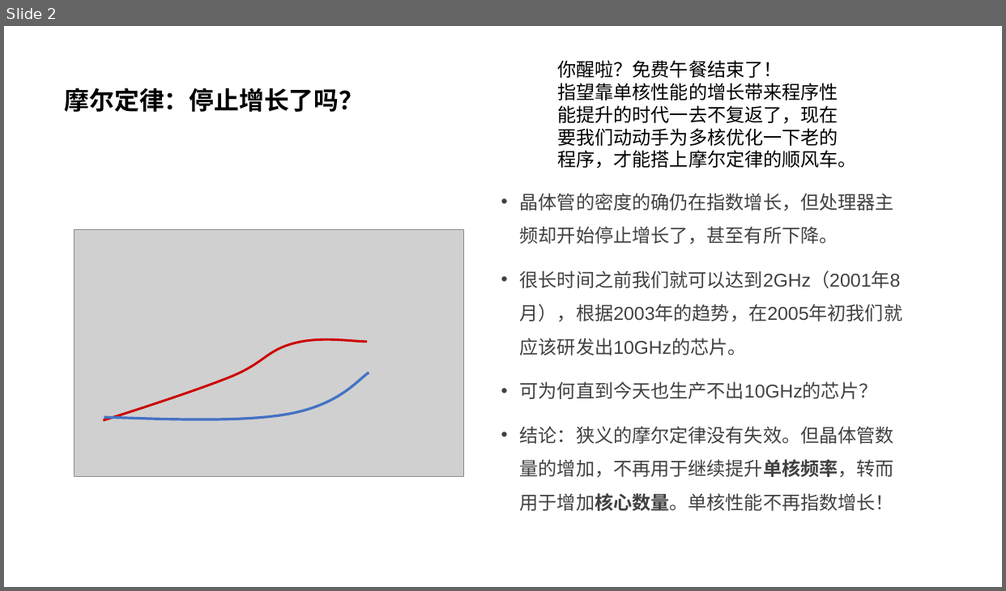
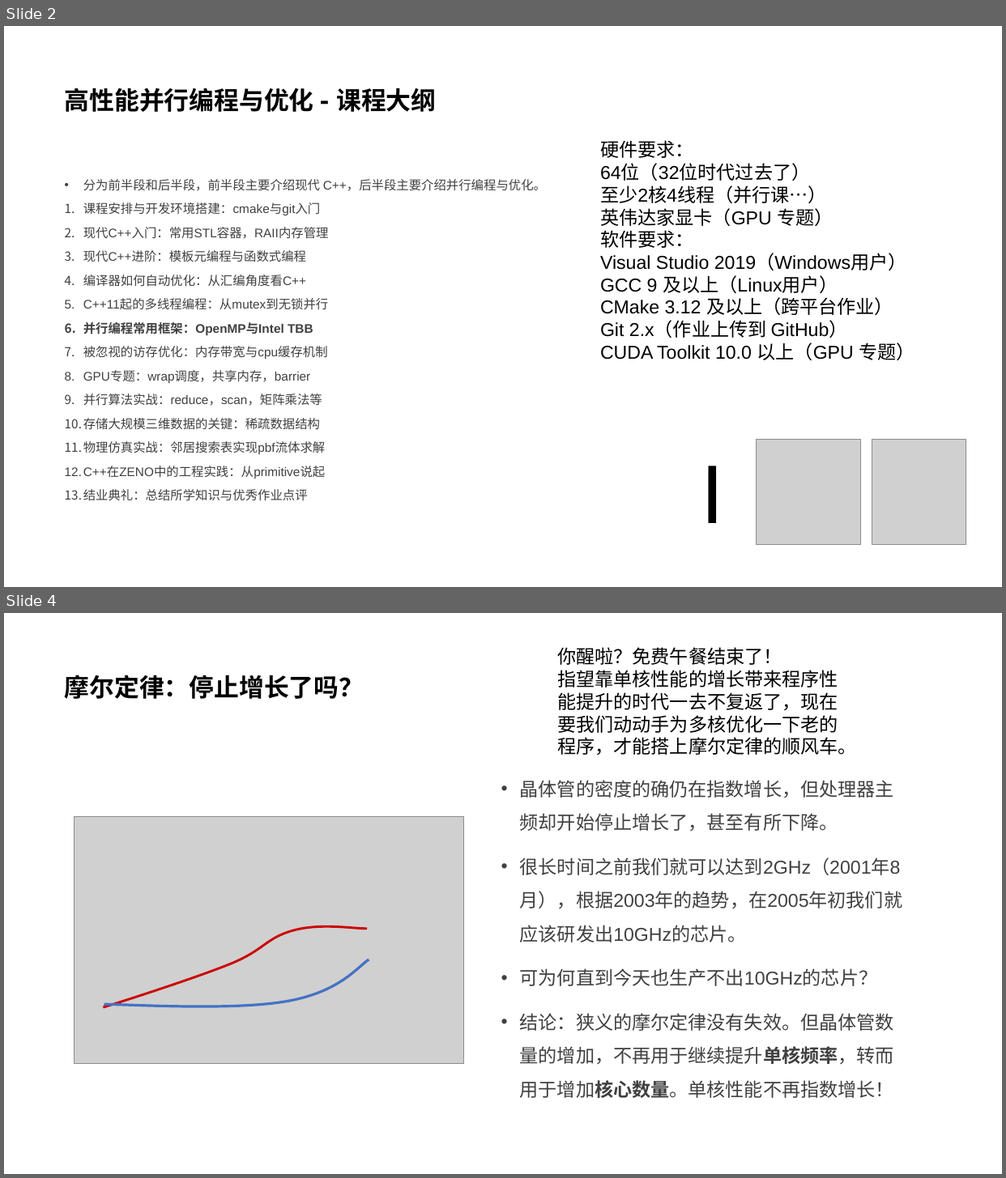
Before and after one commit to parallel101/course, a slide deck: 06/slides.pptx. Shown one above the other, each under a label of ours: slide 2 before the commit, slides 2 and 4 after it; the slides between them are not shown. The pictures are 1006x591 and 1006x1178 pixels, drawn with LibreOffice and Linux fonts; fonts in the diff are those of the drawing; grey boxes stand for pictures; background and template pictures are left out. Boxes give left, top, right and bottom in pixels: in the first picture for what was removed or moved away, otherwise in the second. Text is boxed around its words. In the diff, an @@ line names an element or a change of style, - is before the commit and + after.

```diff
--- a/06/slides.pptx
+++ b/06/slides.pptx
@@ slide 2 added at (x1=4, y1=26, x2=1002, y2=587), background picture (left out) @@
@@ title added at (x1=65, y1=88, x2=436, y2=112), 24 pt, text #000000, bold @@
+高性能并行编程与优化 - 课程大纲
@@ text added at (x1=600, y1=140, x2=914, y2=361), 18 pt, text #000000 @@
+硬件要求：
+64位（32位时代过去了）
+至少2核4线程（并行课…）
+英伟达家显卡（GPU 专题）
+软件要求：
+Visual Studio 2019（Windows用户）
+GCC 9 及以上（Linux用户）
+CMake 3.12 及以上（跨平台作业）
+Git 2.x（作业上传到 GitHub）
+CUDA Toolkit 10.0 以上（GPU 专题）
@@ text added at (x1=83, y1=179, x2=546, y2=501), 12 pt, text #404040 @@
+• 分为前半段和后半段，前半段主要介绍现代 C++，后半段主要介绍并行编程与优化。
+1. 课程安排与开发环境搭建：cmake与git入门
+2. 现代C++入门：常用STL容器，RAII内存管理
+3. 现代C++进阶：模板元编程与函数式编程
+4. 编译器如何自动优化：从汇编角度看C++
+5. C++11起的多线程编程：从mutex到无锁并行
+6. 并行编程常用框架：OpenMP与Intel TBB
+7. 被忽视的访存优化：内存带宽与cpu缓存机制
+8. GPU专题：wrap调度，共享内存，barrier
+9. 并行算法实战：reduce，scan，矩阵乘法等
+10. 存储大规模三维数据的关键：稀疏数据结构
+11. 物理仿真实战：邻居搜索表实现pbf流体求解
+12. C++在ZENO中的工程实践：从primitive说起
+13. 结业典礼：总结所学知识与优秀作业点评
@@ picture added at (x1=756, y1=439, x2=861, y2=544) @@
@@ picture added at (x1=872, y1=439, x2=967, y2=544) @@
@@ text added at (x1=701, y1=466, x2=724, y2=523), 80 pt, text #000000 @@
+I
@@ what was slide 2 is now slide 4 @@
```
Also in this commit, not shown: 2 slides changed, 3 other slides added, 1 slide removed, 12 other files.
